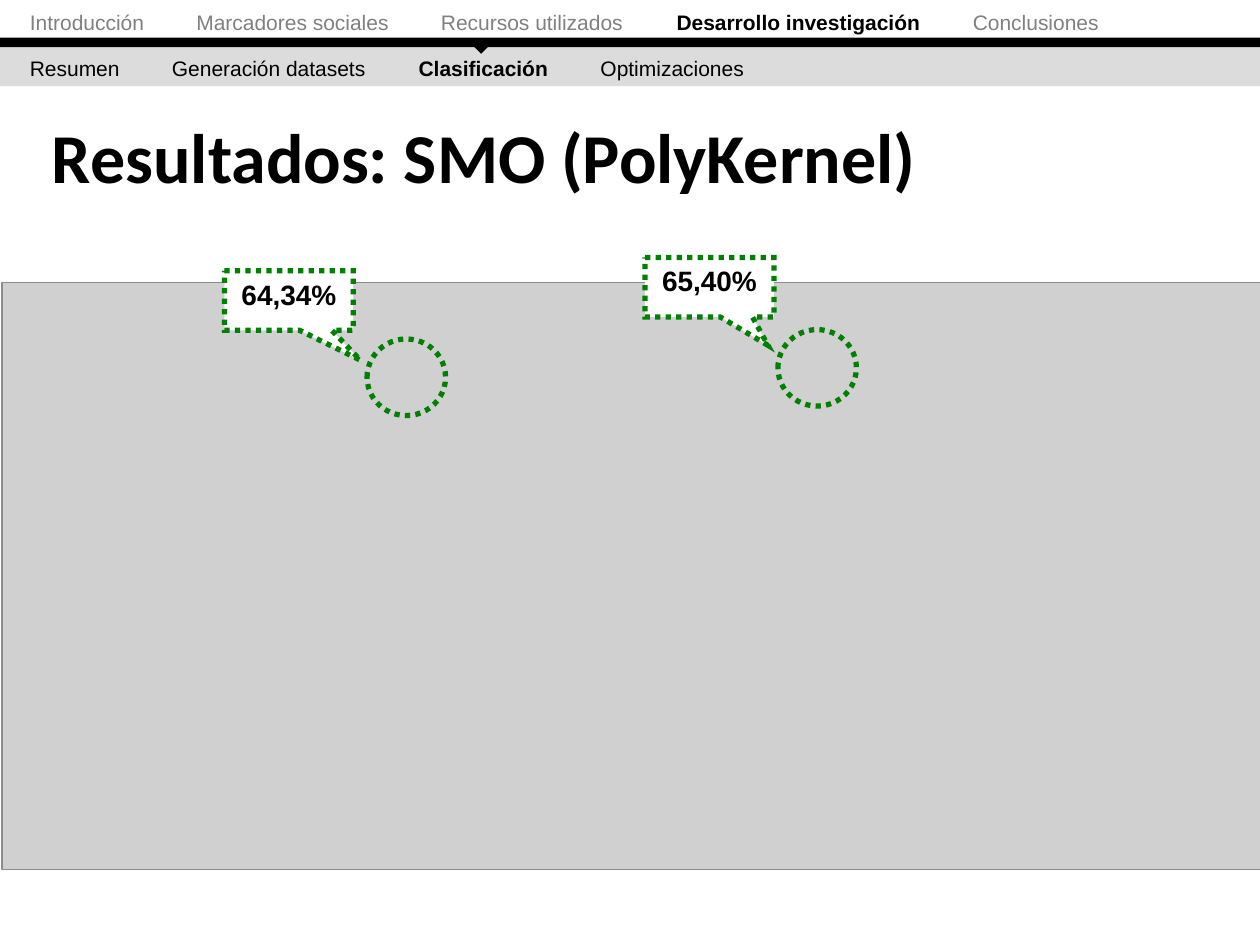
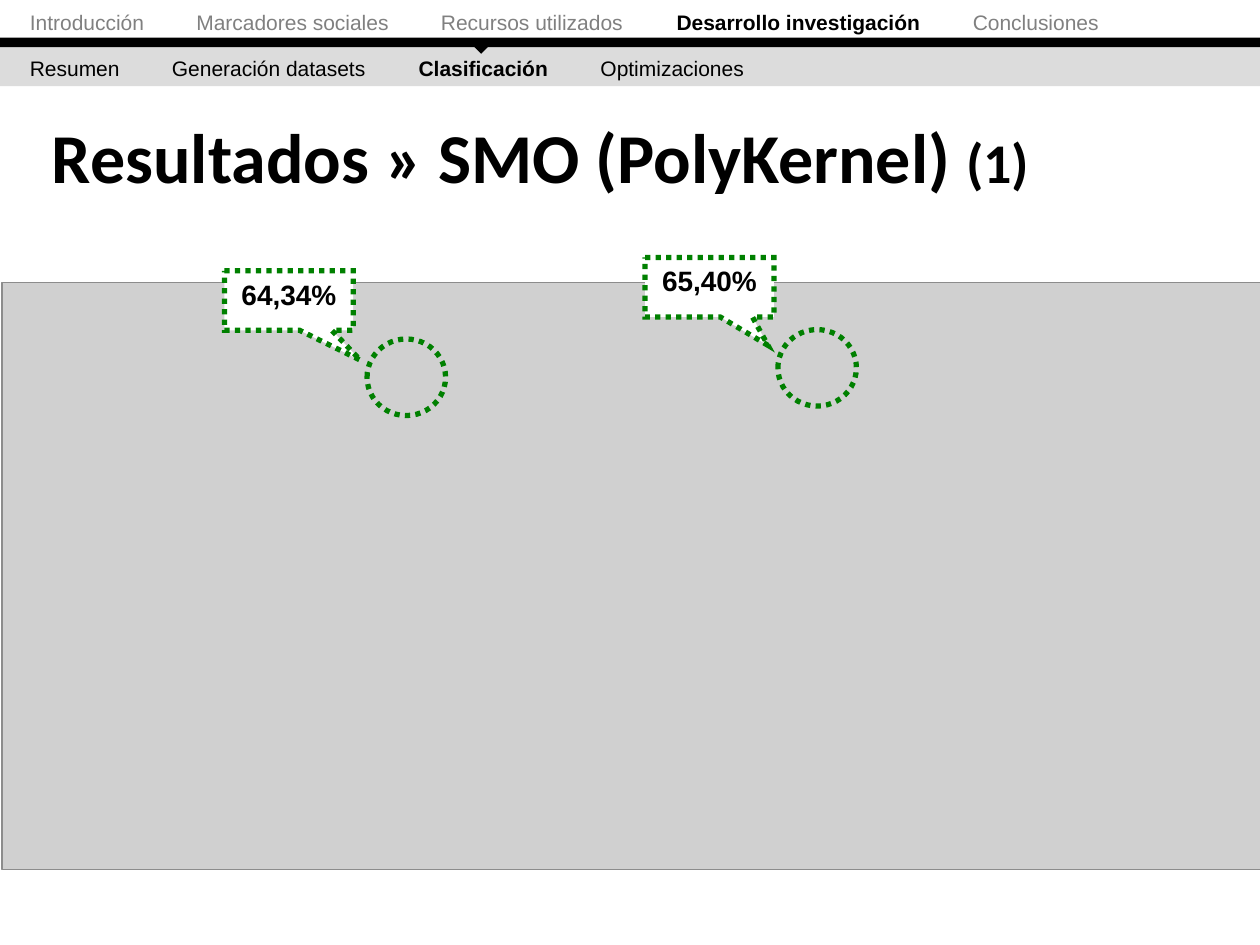
Before and after one commit to ak907kenai/nicotournetesis, a slide deck: slide 45 of docs_trunk/Presentación/Nicolás Tourné - Presentación Tesis (v2.1).ppt (slide 44 before the commit). Drawn at 1260x945 pixels with LibreOffice and Linux fonts; fonts in the diff are those of the drawing; grey boxes stand for pictures. Boxes give left, top, right and bottom in pixels: in the first picture for what was removed or moved away, otherwise in the second. Text is boxed around its words. In the diff, an @@ line names an element or a change of style, - is before the commit and + after.

```diff
--- a/docs_trunk/Presentación/Nicolás Tourné - Presentación Tesis (v2.1).ppt
+++ b/docs_trunk/Presentación/Nicolás Tourné - Presentación Tesis (v2.1).ppt
@@ title at <box>52,131,1029,194</box>: text changed @@
-Resultados: SMO (PolyKernel)
+Resultados » SMO (PolyKernel) (1)
```
Also in this commit, not shown: 6 other slides changed, 3 slides added.
